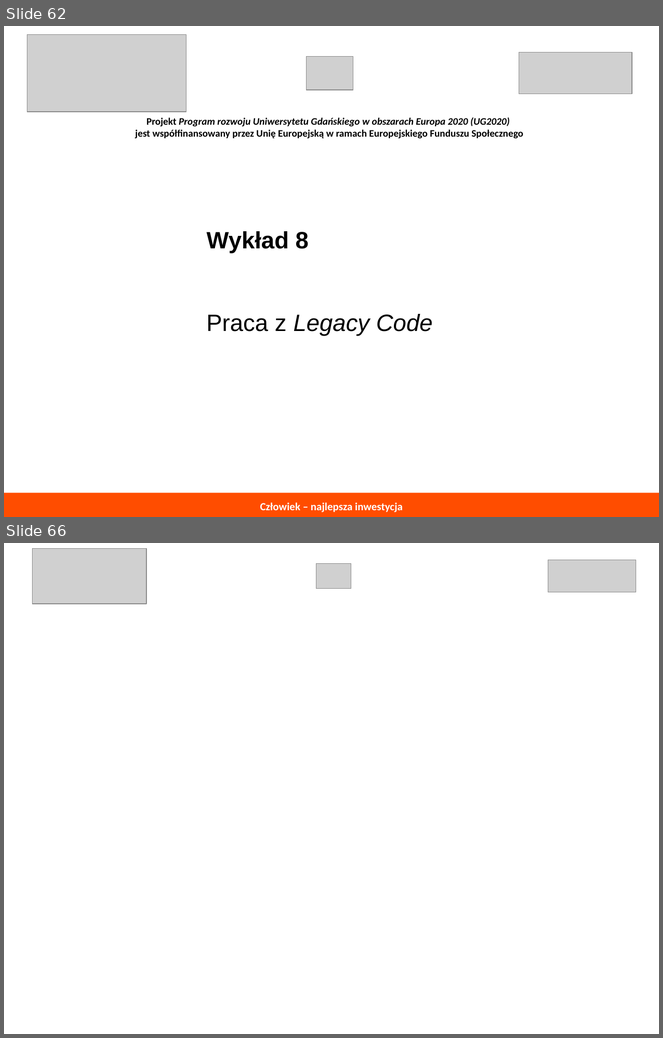
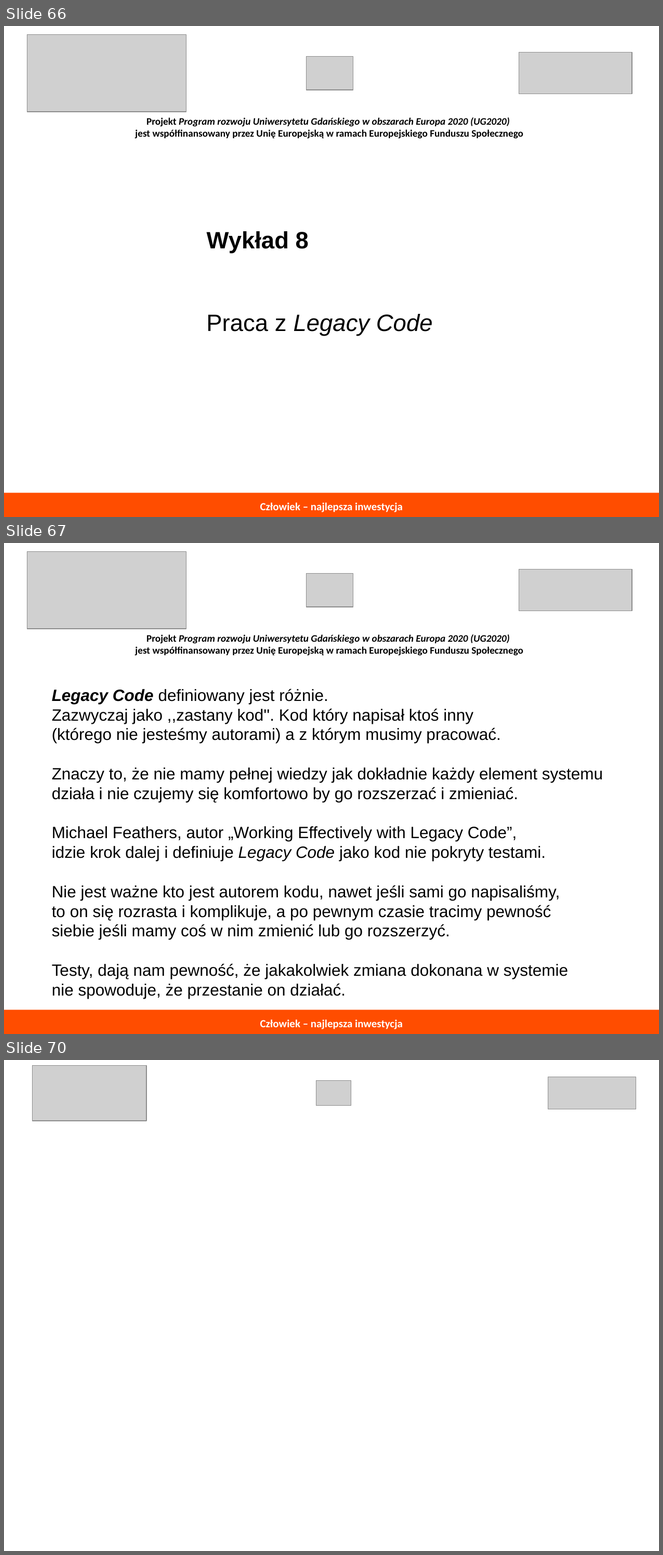
Before and after one commit to ljadanowski/syllabus-testowanie-aplikacji, a slide deck: todo/konspekt_wykladu.odp. Shown one above the other, each under a label of ours: slides 62 and 66 before the commit, slides 66, 67 and 70 after it; the slides between them are not shown. The pictures are 663x1038 and 663x1555 pixels, drawn with LibreOffice and Linux fonts; fonts in the diff are those of the drawing; grey boxes stand for pictures. Boxes give left, top, right and bottom in pixels: in the first picture for what was removed or moved away, otherwise in the second. Text is boxed around its words. In the diff, an @@ line names an element or a change of style, - is before the commit and + after.

```diff
--- a/todo/konspekt_wykladu.odp
+++ b/todo/konspekt_wykladu.odp
@@ slide 67 added at <box>4,543,659,1034</box>, background #FFFFFF @@
@@ group added at <box>27,551,632,656</box>: 3 pictures, 1 text @@
+Projekt Program rozwoju Uniwersytetu Gdańskiego w obszarach Europa 2020 (UG2020)
+jest współfinansowany przez Unię Europejską w ramach Europejskiego Funduszu Społecznego
@@ text added at <box>52,689,603,979</box>, 18 pt, text #000000 @@
+Legacy Code definiowany jest różnie.
+Zazwyczaj jako ,,zastany kod''. Kod który napisał ktoś inny
+(którego nie jesteśmy autorami) a z którym musimy pracować.
+Znaczy to, że nie mamy pełnej wiedzy jak dokładnie każdy element systemu
+działa i nie czujemy się komfortowo by go rozszerzać i zmieniać.
+Michael Feathers, autor „Working Effectively with Legacy Code”,
+idzie krok dalej i definiuje Legacy Code jako kod nie pokryty testami.
+Nie jest ważne kto jest autorem kodu, nawet jeśli sami go napisaliśmy,
+to on się rozrasta i komplikuje, a po pewnym czasie tracimy pewność
+siebie jeśli mamy coś w nim zmienić lub go rozszerzyć.
+Testy, dają nam pewność, że jakakolwiek zmiana dokonana w systemie
+nie spowoduje, że przestanie on działać.
@@ rectangle added at <box>4,1010,659,1034</box>, fill #FF4D00, 12 pt, text #FFFFFF, bold @@
+Człowiek – najlepsza inwestycja
@@ what was slide 62 is now slide 66 @@
@@ what was slide 66 is now slide 70 @@
```
Also in this commit, not shown: 4 slides changed, 3 other slides added, 1 other file.
